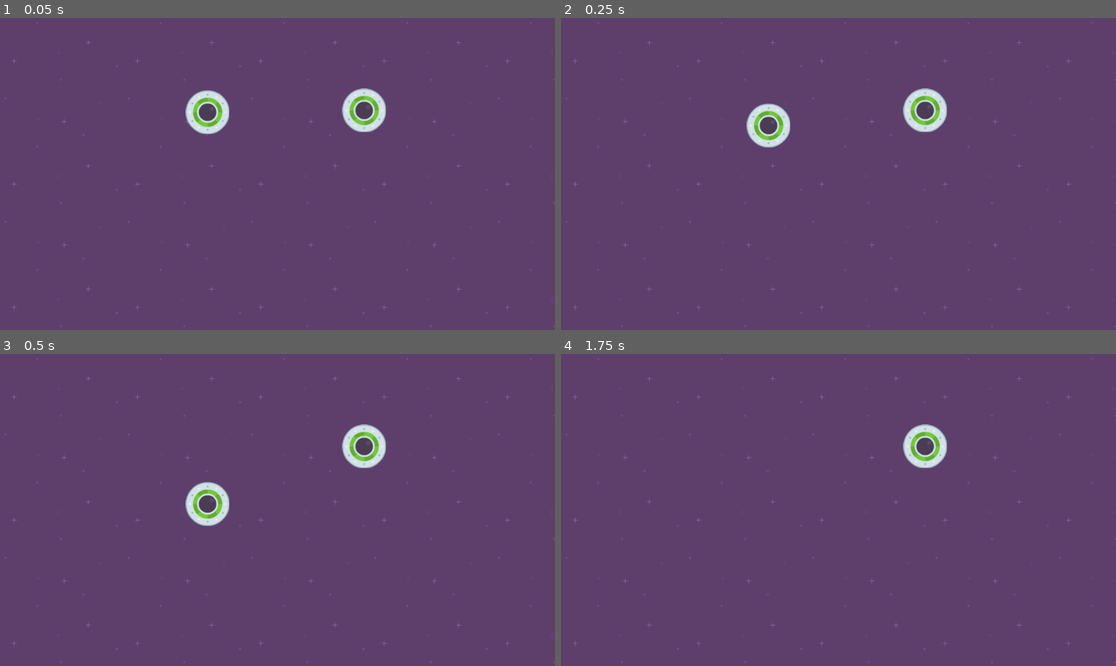
Above: before the commit, frames 1-4 (two rows, left to right).
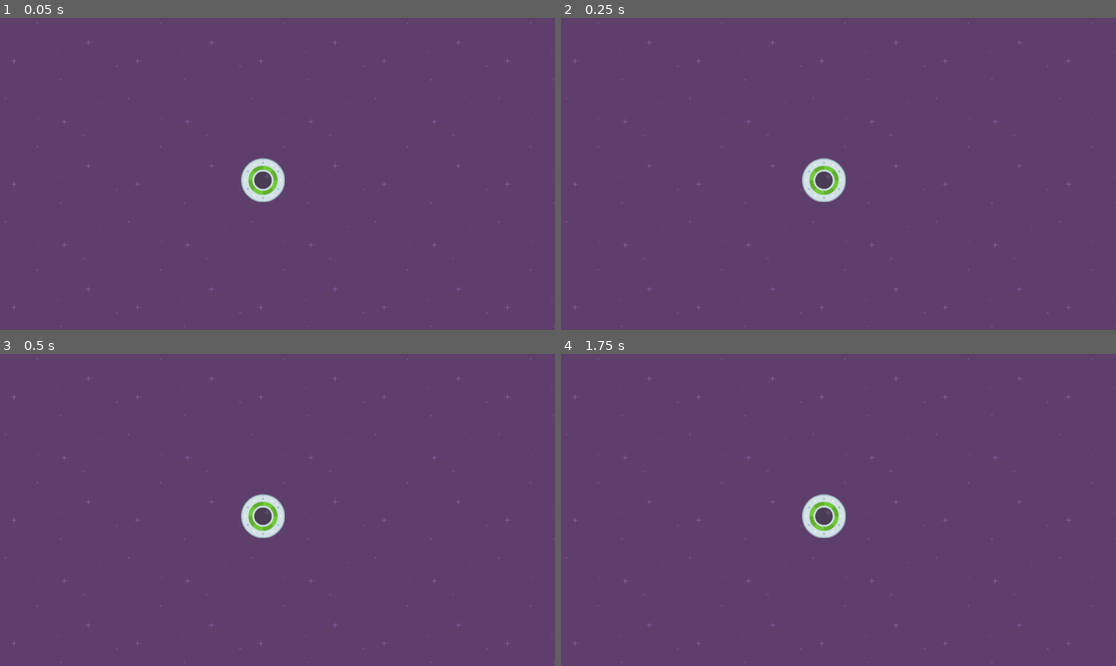
Above: after the commit, the same moments.

Repository: erikrios/speedy-saucer
Game: Godot game, scene res://level_1.tscn
Same seed, same stepped clock (60 frames per second), same inputs: the game is played once before the commit and once after it.
Inputs:
- Up to frame 1 (0.05 s): no input
- Up to frame 2 (0.25 s): no input
- Up to frame 3 (0.5 s): no input
- Up to frame 4 (1.75 s): no input

The runs differ from the first frame. In frame 1, 2.3% of the frame differs, in the area x 33-70%, y 22-60%; in frame 2, 2.3%; in frame 3, 2.3%; in frame 4, 1.5%.

Commit message:
Changing the background z index

Diff:
--- a/level_1.tscn
+++ b/level_1.tscn
@@ -6,14 +6,11 @@
 [node name="Level1" type="Node2D"]
 
 [node name="Background" type="TextureRect" parent="."]
+z_index = -100
 offset_right = 1152.0
 offset_bottom = 648.0
 texture = ExtResource("1_kt7j4")
 stretch_mode = 1
 
 [node name="Player" parent="." instance=ExtResource("2_qnyxb")]
-position = Vector2(756, 192)
-
-[node name="Player2" parent="." instance=ExtResource("2_qnyxb")]
-position = Vector2(431, 195)
-gravity_scale = 1.0
+position = Vector2(546, 337)
